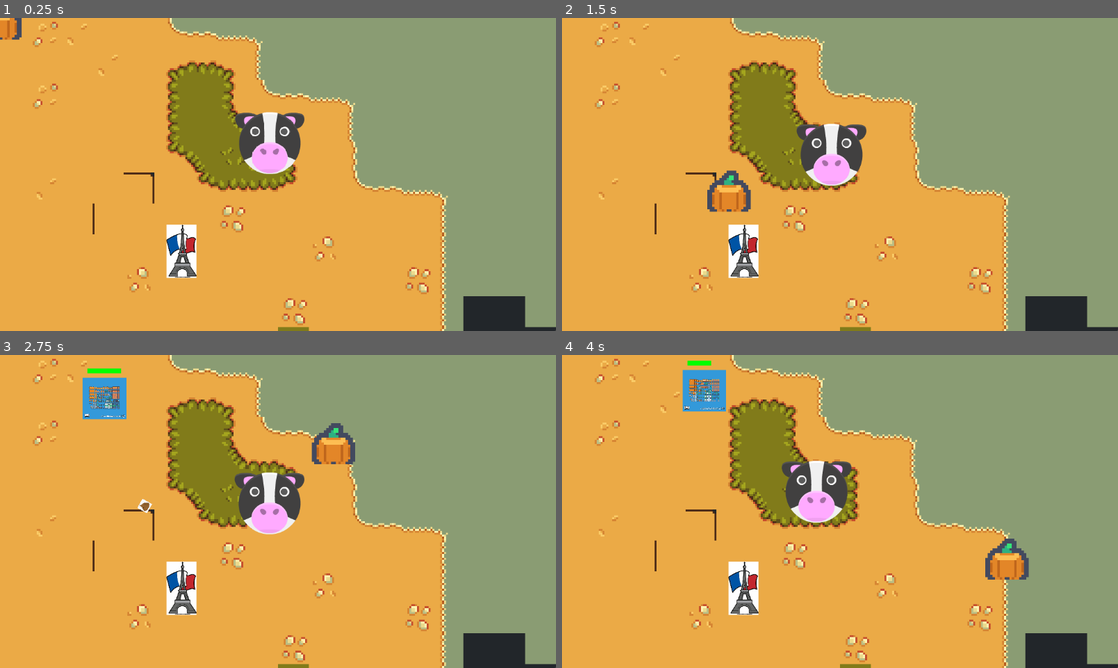
Above: before the commit, frames 1-4 (two rows, left to right).
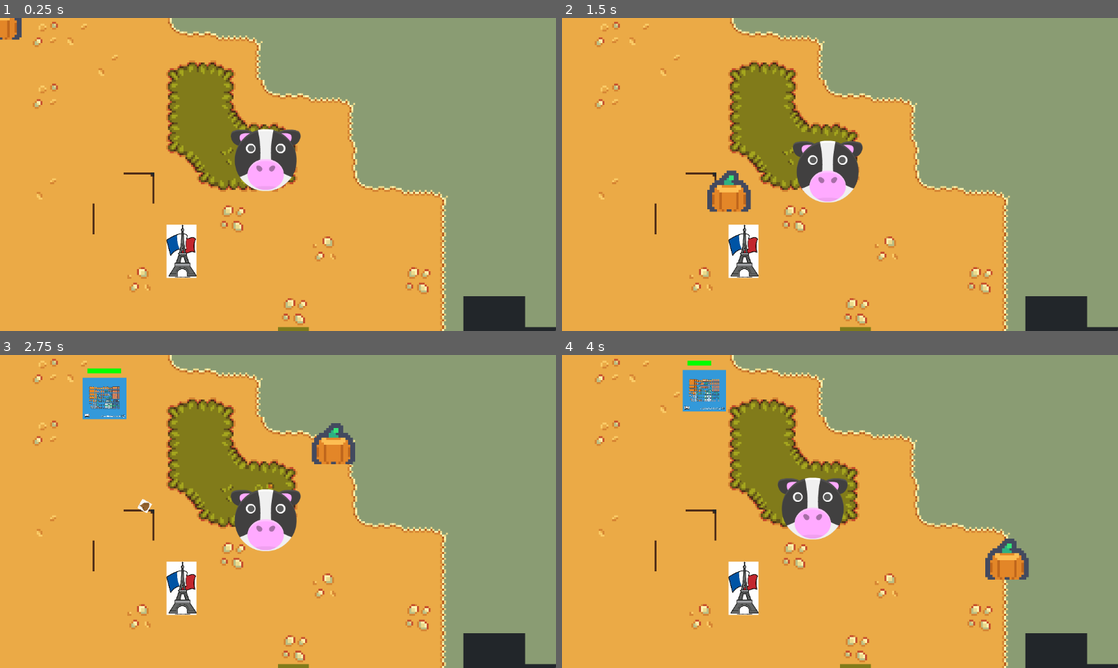
Above: after the commit, the same moments.

Repository: goessm/magic-poop
Game: Godot game, scene res://poop_game.tscn
Same seed, same stepped clock (60 frames per second), same inputs: the game is played once before the commit and once after it.
Inputs (mouse positions are in pixels of both pictures, inside the frame that each line leads up to):
- Up to frame 1 (0.25 s): no input
- Up to frame 2 (1.5 s): tap Enter at 0.5 s; move the mouse to (962, 158) at 0.52 s; click (962, 158) at 0.67 s; move the mouse to (728, 190) at 1.27 s; click (728, 190) at 1.42 s
- Up to frame 3 (2.75 s): move the mouse to (333, 442) at 2.02 s; click (333, 442) at 2.17 s
- Up to frame 4 (4 s): move the mouse to (812, 574) at 2.77 s; click (812, 574) at 2.92 s; move the mouse to (1006, 558) at 3.52 s; click (1006, 558) at 3.67 s

The runs differ from the first frame. In frame 1, 2.1% of the frame differs, in the area x 41-55%, y 30-56%; in frame 2, 2.1%; in frame 3, 2.1%; in frame 4, 2.1%.

Commit message:
animal and food stuff

Diff:
--- a/FarmScene/Animals/Cow/cow.gd
+++ /dev/null
@@ -1,8 +0,0 @@
-class_name Cow
-
-extends Node2D
-
-var allow_to_be_moved := true
-
-func move(direction: Vector2):
-	position += direction
--- a/FarmScene/Animals/Cow/cow.tscn
+++ /dev/null
@@ -1,17 +0,0 @@
-[gd_scene load_steps=5 format=3 uid="uid://b0xmlhjr1ckxn"]
-
-[ext_resource type="Script" path="res://FarmScene/Animals/Cow/cow.gd" id="1_2x5l6"]
-[ext_resource type="Texture2D" uid="uid://cmy5lwalx6dj5" path="res://Assets/Placeholders/Kenney/AnimalPack/PNG/Round/cow.png" id="1_38hto"]
-[ext_resource type="PackedScene" uid="uid://coocu7sf55534" path="res://FarmScene/Animals/FeedArea/feed_area.tscn" id="2_2jqdx"]
-[ext_resource type="PackedScene" uid="uid://cjj45lg0efbq8" path="res://FarmScene/Animals/Movement/WanderBehaviour/wander_behaviour.tscn" id="3_et3fr"]
-
-[node name="Cow" type="Node2D"]
-script = ExtResource("1_2x5l6")
-
-[node name="Sprite2D" type="Sprite2D" parent="."]
-texture = ExtResource("1_38hto")
-
-[node name="FeedArea" parent="." instance=ExtResource("2_2jqdx")]
-position = Vector2(0, 50)
-
-[node name="WanderBehaviour" parent="." instance=ExtResource("3_et3fr")]
--- a/FarmScene/Animals/Cow/FeedArea.gd
+++ b/FarmScene/Animals/FeedArea/FeedArea.gd
@@ -1,4 +1,7 @@
 extends Area2D
+
+@onready var animal: Animal = $".."
+
 
 func _on_area_entered(area: Area2D):
 	if area.is_in_group(Groups.Food):
--- a/FarmScene/Animals/FeedArea/feed_area.tscn
+++ b/FarmScene/Animals/FeedArea/feed_area.tscn
@@ -1,12 +1,12 @@
 [gd_scene load_steps=3 format=3 uid="uid://coocu7sf55534"]
 
-[ext_resource type="Script" path="res://FarmScene/Animals/Cow/FeedArea.gd" id="1_vdp3t"]
+[ext_resource type="Script" path="res://FarmScene/Animals/FeedArea/FeedArea.gd" id="1_1i764"]
 
 [sub_resource type="CircleShape2D" id="CircleShape2D_48y0k"]
-radius = 55.0
+radius = 27.0185
 
 [node name="FeedArea" type="Area2D"]
-script = ExtResource("1_vdp3t")
+script = ExtResource("1_1i764")
 
 [node name="CollisionShape2D" type="CollisionShape2D" parent="."]
 shape = SubResource("CircleShape2D_48y0k")
--- a/FarmScene/Animals/Movement/WanderBehaviour/wander_behaviour.gd
+++ b/FarmScene/Animals/Movement/WanderBehaviour/wander_behaviour.gd
@@ -5,7 +5,7 @@
 
 @export var speed := 50.0
 
-@onready var parent: Cow = $".."
+@onready var parent: Animal = $".."
 
 var goalDirection: Vector2 # the direction I want to wander in
 
--- /dev/null
+++ b/FarmScene/Animals/animal.gd
@@ -0,0 +1,28 @@
+class_name Animal
+extends Node2D
+
+# Animal is nice guy u feed and it poops
+
+@export var poopScene: PackedScene
+
+@onready var animation_player = $AnimationPlayer
+@onready var poop_timer = $PoopTimer
+
+func _ready():
+	poop_timer.timeout.connect(poop)
+
+var allow_to_be_moved := true
+
+func digest_food(food: FoodItem):
+	pass
+
+func poop():
+	animation_player.play("poop")
+
+func move(direction: Vector2):
+	position += direction
+
+func _spawn_poop():
+	var poop = poopScene.instantiate()
+	get_parent().add_child(poop)
+	poop.position = position
--- /dev/null
+++ b/FarmScene/Animals/animal.tscn
@@ -0,0 +1,24 @@
+[gd_scene load_steps=6 format=3 uid="uid://bu650ckv4ujxs"]
+
+[ext_resource type="Script" path="res://FarmScene/Animals/animal.gd" id="1_v1j0c"]
+[ext_resource type="PackedScene" uid="uid://doedpmr6k2y5e" path="res://FarmScene/Poop/Poop.tscn" id="2_70mkq"]
+[ext_resource type="Texture2D" uid="uid://cmy5lwalx6dj5" path="res://Assets/Placeholders/Kenney/AnimalPack/PNG/Round/cow.png" id="3_00e80"]
+[ext_resource type="PackedScene" uid="uid://coocu7sf55534" path="res://FarmScene/Animals/FeedArea/feed_area.tscn" id="4_8f7w5"]
+[ext_resource type="PackedScene" uid="uid://cjj45lg0efbq8" path="res://FarmScene/Animals/Movement/WanderBehaviour/wander_behaviour.tscn" id="5_74qvs"]
+
+[node name="Animal" type="Node2D"]
+script = ExtResource("1_v1j0c")
+poopScene = ExtResource("2_70mkq")
+
+[node name="Sprite2D" type="Sprite2D" parent="."]
+texture = ExtResource("3_00e80")
+
+[node name="FeedArea" parent="." instance=ExtResource("4_8f7w5")]
+position = Vector2(0, 50)
+
+[node name="WanderBehaviour" parent="." instance=ExtResource("5_74qvs")]
+
+[node name="AnimationPlayer" type="AnimationPlayer" parent="."]
+
+[node name="PoopTimer" type="Timer" parent="."]
+one_shot = true
--- a/FarmScene/Food/FoodItem.tscn
+++ b/FarmScene/Food/FoodItem.tscn
@@ -6,6 +6,21 @@
 
 [sub_resource type="CircleShape2D" id="CircleShape2D_rmn4v"]
 radius = 41.4367
+
+[sub_resource type="Animation" id="Animation_mfdvi"]
+length = 0.001
+tracks/0/type = "value"
+tracks/0/imported = false
+tracks/0/enabled = true
+tracks/0/path = NodePath("Sprite2D:scale")
+tracks/0/interp = 1
+tracks/0/loop_wrap = true
+tracks/0/keys = {
+"times": PackedFloat32Array(0),
+"transitions": PackedFloat32Array(1),
+"update": 0,
+"values": [Vector2(5, 5)]
+}
 
 [sub_resource type="Animation" id="Animation_f2066"]
 resource_name = "get_eaten"
@@ -36,21 +51,6 @@
 }]
 }
 
-[sub_resource type="Animation" id="Animation_mfdvi"]
-length = 0.001
-tracks/0/type = "value"
-tracks/0/imported = false
-tracks/0/enabled = true
-tracks/0/path = NodePath("Sprite2D:scale")
-tracks/0/interp = 1
-tracks/0/loop_wrap = true
-tracks/0/keys = {
-"times": PackedFloat32Array(0),
-"transitions": PackedFloat32Array(1),
-"update": 0,
-"values": [Vector2(5, 5)]
-}
-
 [sub_resource type="AnimationLibrary" id="AnimationLibrary_v5h1r"]
 _data = {
 "RESET": SubResource("Animation_mfdvi"),
--- a/FarmScene/Food/food_item.gd
+++ b/FarmScene/Food/food_item.gd
@@ -2,9 +2,10 @@
 extends Node
 
 @export var type: FoodType
+
 @onready var collision_area = $CollisionArea
 @onready var animation_player = $AnimationPlayer
-
+@onready var follow_mouse: FollowMouse = $FollowMouse
 
 enum FoodType {
 	Apple,
@@ -16,6 +17,7 @@
 	collision_area.add_to_group(Groups.Food)
 
 func get_eaten():
+	follow_mouse.follow = false
 	animation_player.play("get_eaten")
 
 func eaten_animation_finished():
--- /dev/null
+++ b/FarmScene/Poop/Poop.gd
@@ -0,0 +1,19 @@
+class_name Poop
+extends Node2D
+
+enum PoopType {
+	Default,
+	Rainbow,
+	Rabbit
+}
+
+@export var type: PoopType
+
+
+func _on_area_2d_input_event(viewport, event, shape_idx):
+	if event is InputEventMouseButton and event.pressed:
+		on_collected()
+
+func on_collected():
+	Inventory.add_poop(type)
+	queue_free()
--- /dev/null
+++ b/FarmScene/Poop/Poop.tscn
@@ -0,0 +1,26 @@
+[gd_scene load_steps=4 format=3 uid="uid://doedpmr6k2y5e"]
+
+[ext_resource type="Script" path="res://FarmScene/Poop/Poop.gd" id="1_pqncc"]
+[ext_resource type="Texture2D" uid="uid://c4clv6aophxka" path="res://Assets/Placeholders/Kenney/AnimalPack/PNG/Round/bear.png" id="2_2yg2j"]
+
+[sub_resource type="CircleShape2D" id="CircleShape2D_wxx85"]
+radius = 78.2624
+
+[node name="Poop" type="Node2D"]
+script = ExtResource("1_pqncc")
+
+[node name="Sprite2D" type="Sprite2D" parent="."]
+texture = ExtResource("2_2yg2j")
+
+[node name="Sprite2D2" type="Sprite2D" parent="."]
+modulate = Color(0, 0, 0, 1)
+rotation = 3.14159
+scale = Vector2(0.7, 0.7)
+texture = ExtResource("2_2yg2j")
+
+[node name="Area2D" type="Area2D" parent="."]
+
+[node name="CollisionShape2D" type="CollisionShape2D" parent="Area2D"]
+shape = SubResource("CircleShape2D_wxx85")
+
+[connection signal="input_event" from="Area2D" to="." method="_on_area_2d_input_event"]
--- a/FarmScene/farm_scene.tscn
+++ b/FarmScene/farm_scene.tscn
@@ -1,8 +1,8 @@
 [gd_scene load_steps=4 format=3 uid="uid://d2lwdlovqpyli"]
 
-[ext_resource type="PackedScene" uid="uid://b0xmlhjr1ckxn" path="res://FarmScene/Animals/Cow/cow.tscn" id="1_2lqmr"]
+[ext_resource type="PackedScene" uid="uid://bu650ckv4ujxs" path="res://FarmScene/Animals/animal.tscn" id="1_2lqmr"]
 [ext_resource type="PackedScene" uid="uid://dy000kbix0vk1" path="res://FarmScene/Tilemaps/FarmBgTileMap.tscn" id="1_asobj"]
-[ext_resource type="PackedScene" path="res://FarmScene/Food/FoodItem.tscn" id="3_rqvr6"]
+[ext_resource type="PackedScene" uid="uid://qfygb7po01f4" path="res://FarmScene/Food/FoodItem.tscn" id="3_rqvr6"]
 
 [node name="FarmScene" type="Node"]
 
@@ -23,5 +23,5 @@
 
 [node name="apple" parent="Farm" instance=ExtResource("3_rqvr6")]
 
-[node name="Cow" parent="Farm" instance=ExtResource("1_2lqmr")]
-position = Vector2(559, 259)
+[node name="Animal" parent="Farm" instance=ExtResource("1_2lqmr")]
+position = Vector2(551, 294)
--- /dev/null
+++ b/Global/Enums.gd
@@ -0,0 +1,6 @@
+extends Node
+
+enum PoopType {
+	None,
+	Rainbow
+}
--- a/Input/FollowMouse.gd
+++ b/Input/FollowMouse.gd
@@ -1,6 +1,9 @@
+class_name FollowMouse
 extends Node
 
 var parent: Node2D
+
+var follow = true
 
 func _ready():
 	var p = get_parent()
@@ -8,6 +11,9 @@
 		parent = p
 
 func _input(event):
+	if (!follow):
+		return
+
 	if (!parent):
 		return
 
--- /dev/null
+++ b/Inventory/ItemDisplay/poop_item_display.gd
@@ -0,0 +1,17 @@
+extends Node
+
+@export var type: Poop.PoopType
+
+@onready var label = $Label
+
+# Called when the node enters the scene tree for the first time.
+func _ready():
+	update_display()
+	Inventory.Changed.connect(_on_inventory_change)
+
+func update_display():
+	var poops = Inventory.get_poops(type)
+	label.text = str(poops)
+
+func _on_inventory_change():
+	update_display()
--- /dev/null
+++ b/Inventory/inventory.gd
@@ -0,0 +1,23 @@
+extends Node
+
+signal Changed
+signal PoopsChanged
+
+var items = {}
+var poops = {}
+
+# add negative to remove
+func add_poop(type: Poop.PoopType, amount: int = 1):
+	if (!poops.has(type)):
+		poops[type] = 0
+
+	poops[type] += amount
+
+	Changed.emit()
+	PoopsChanged.emit()
+
+func get_poops(type: Poop.PoopType) -> int:
+	if (!poops.has(type)):
+		return 0
+
+	return poops[type]
--- a/project.godot
+++ b/project.godot
@@ -19,6 +19,8 @@
 
 EventBus="*res://Global/EventBus.gd"
 Groups="*res://Global/Groups.gd"
+Inventory="*res://Inventory/inventory.gd"
+Enums="*res://Global/Enums.gd"
 
 [display]
 
